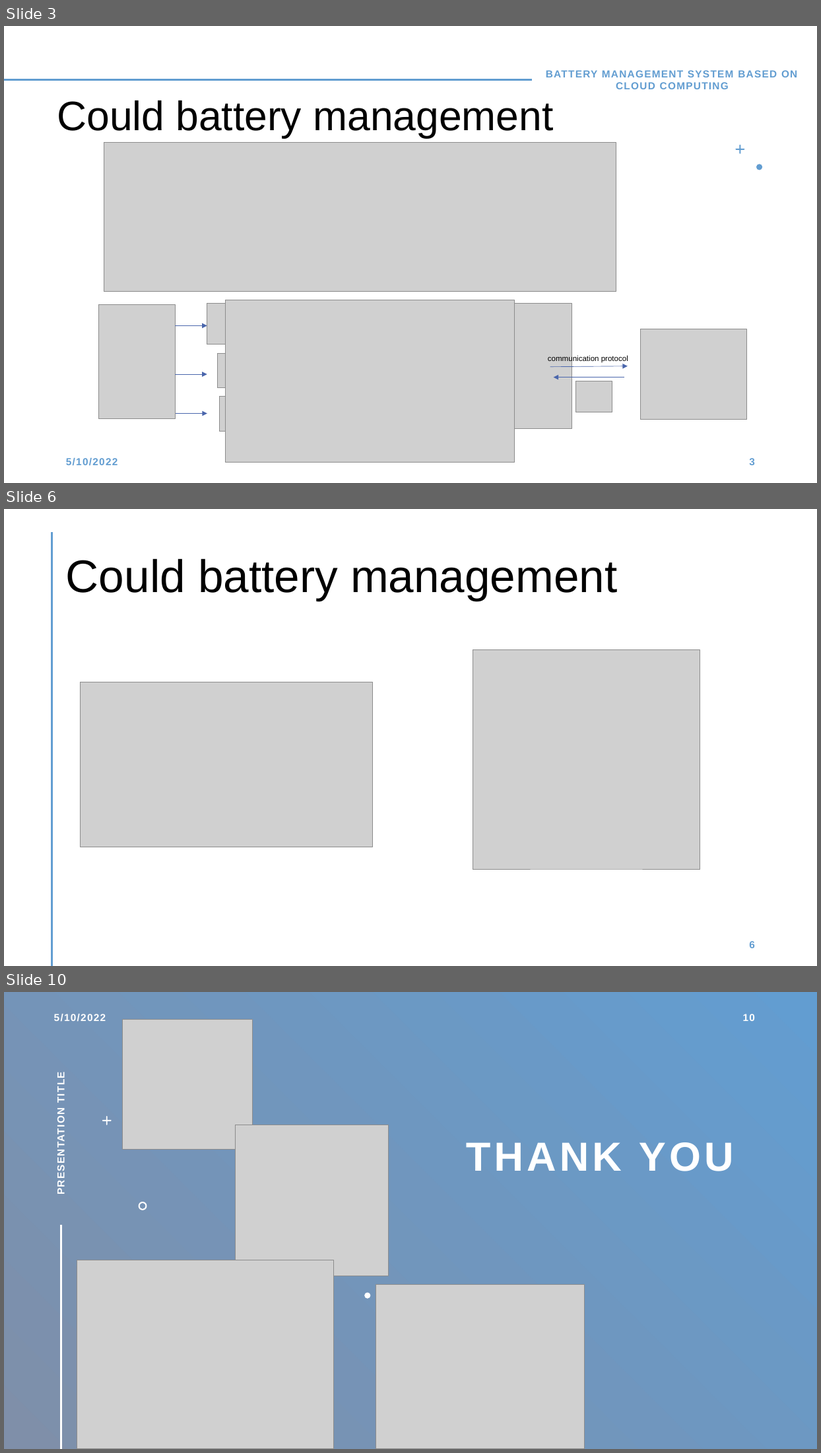
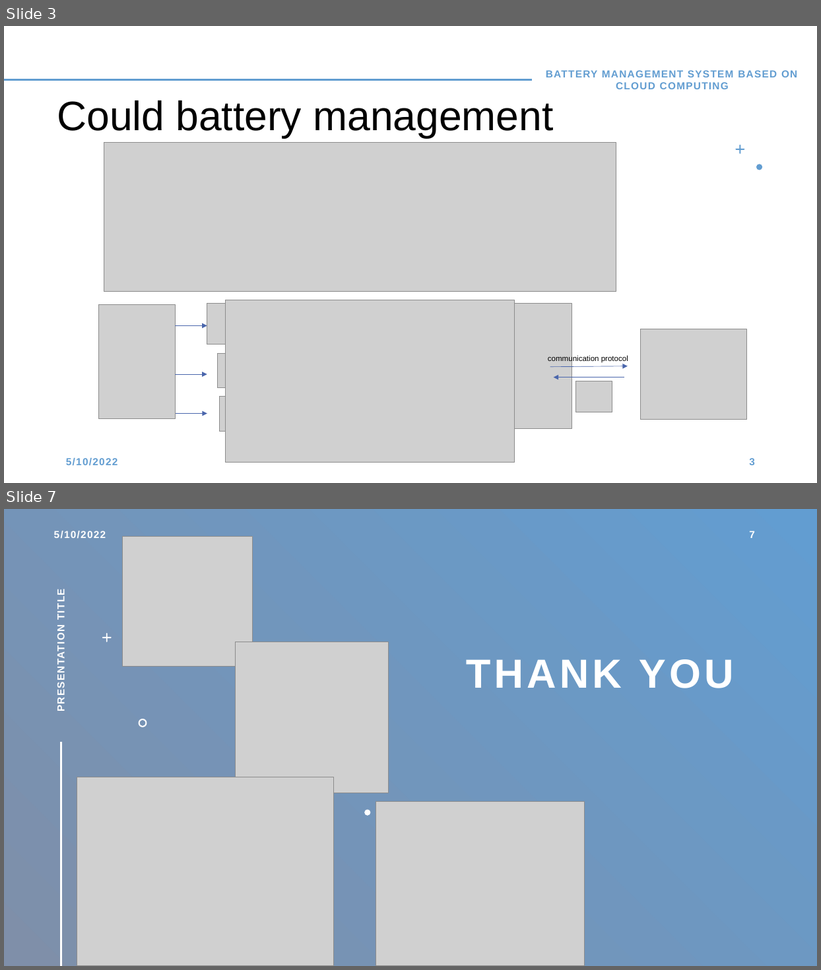
Before and after one commit to MohamedElsyed2/BMS-for-Electric-Vehicles-, a slide deck: Presentation 02.11.2022/Presentation 21.11.2022.pptx. Shown one above the other, each under a label of ours: slides 3, 6 and 10 before the commit, slides 3 and 7 after it; the slides between them are not shown. The pictures are 821x1453 and 821x970 pixels, drawn with LibreOffice and Linux fonts; fonts in the diff are those of the drawing; grey boxes stand for pictures. Boxes give left, top, right and bottom in pixels: in the first picture for what was removed or moved away, otherwise in the second. Text is boxed around its words. In the diff, an @@ line names an element or a change of style, - is before the commit and + after.

```diff
--- a/Presentation 02.11.2022/Presentation 21.11.2022.pptx
+++ b/Presentation 02.11.2022/Presentation 21.11.2022.pptx
@@ slide 6 removed at (4,509,817,966), background #FFFFFF @@
@@ line removed from (52, 533) to (52, 966) @@
@@ title removed at (66,559,617,601) @@
-Could battery management
@@ picture removed at (473,650,700,869) @@
@@ picture removed at (81,683,373,848) @@
@@ page number removed at (749,941,755,949) @@
-6
@@ what was slide 10 is now slide 7 @@
@@ page number at (749,531,755,538): text changed @@
-10
+7
```
Also in this commit, not shown: 1 slide changed, 2 slides added, 4 other slides removed, 13 other files.
